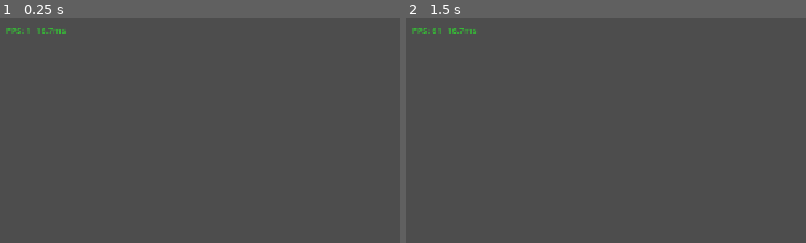
Above: before the commit, frames 1-2 (left to right).
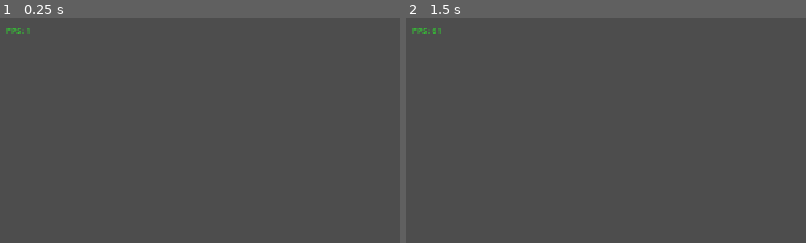
Above: after the commit, the same moments.

Repository: LinXL86/AIGodot2DTemplate
Game: Godot game, scene res://scenes/main.tscn
The game is run twice, just before and just after one commit, with the same random seed, the same clock (stepped at 60 frames per second) and the same inputs.
Inputs:
- Up to frame 1 (0.25 s): no input
- Up to frame 2 (1.5 s): tap Enter at 0.5 s; tap Space at 1.25 s
The pictures show only the part of the screen within x 0-50%, y 0-50%; the shares and areas given below are measured in that part.

The runs differ from the first frame. In frame 1, 0.1% of the frame differs, in the area x 9-17%, y 4-8%; in frame 2, 0.1%, in the area x 10-18%, y 4-8%.

Commit message:
Revert to minimal: remove Camera2D, debug overlay toggle/frame time
Co-Authored-By: Claude Opus 4.7 <noreply@anthropic.com>

Diff:
--- a/scenes/main.tscn
+++ b/scenes/main.tscn
@@ -4,10 +4,5 @@
 
 [node name="Main" type="Node2D"]
 
-[node name="Camera2D" type="Camera2D" parent="."]
-current = true
-position_smoothing_enabled = true
-position_smoothing_speed = 5.0
-
 [node name="DebugOverlay" type="CanvasLayer" parent="."]
 script = ExtResource("1_debug_overlay")
--- a/scripts/components/debug_overlay.gd
+++ b/scripts/components/debug_overlay.gd
@@ -1,12 +1,6 @@
 extends CanvasLayer
 
-## Overlay showing FPS and frame time during development.
-## Hidden in release builds. Press F3 to toggle.
-
-@export var toggle_key: Key = KEY_F3
-@export var show_frame_time: bool = true
-@export var font_size: int = 14
-@export var font_color: Color = Color.LIME_GREEN
+## FPS counter. Hidden in release builds.
 
 var _fps_label: Label
 
@@ -15,16 +9,9 @@
 
 	_fps_label = Label.new()
 	_fps_label.position = Vector2(10, 10)
-	_fps_label.add_theme_color_override("font_color", font_color)
-	_fps_label.add_theme_font_size_override("font_size", font_size)
+	_fps_label.add_theme_color_override("font_color", Color.LIME_GREEN)
+	_fps_label.add_theme_font_size_override("font_size", 14)
 	add_child(_fps_label)
 
-func _process(delta: float) -> void:
-	var text := "FPS: %d" % Engine.get_frames_per_second()
-	if show_frame_time:
-		text += "  %.1fms" % (delta * 1000.0)
-	_fps_label.text = text
-
-func _input(event: InputEvent) -> void:
-	if event is InputEventKey and event.pressed and event.keycode == toggle_key:
-		visible = not visible
+func _process(_delta: float) -> void:
+	_fps_label.text = "FPS: %d" % Engine.get_frames_per_second()
Not shown, changed: CLAUDE.md
